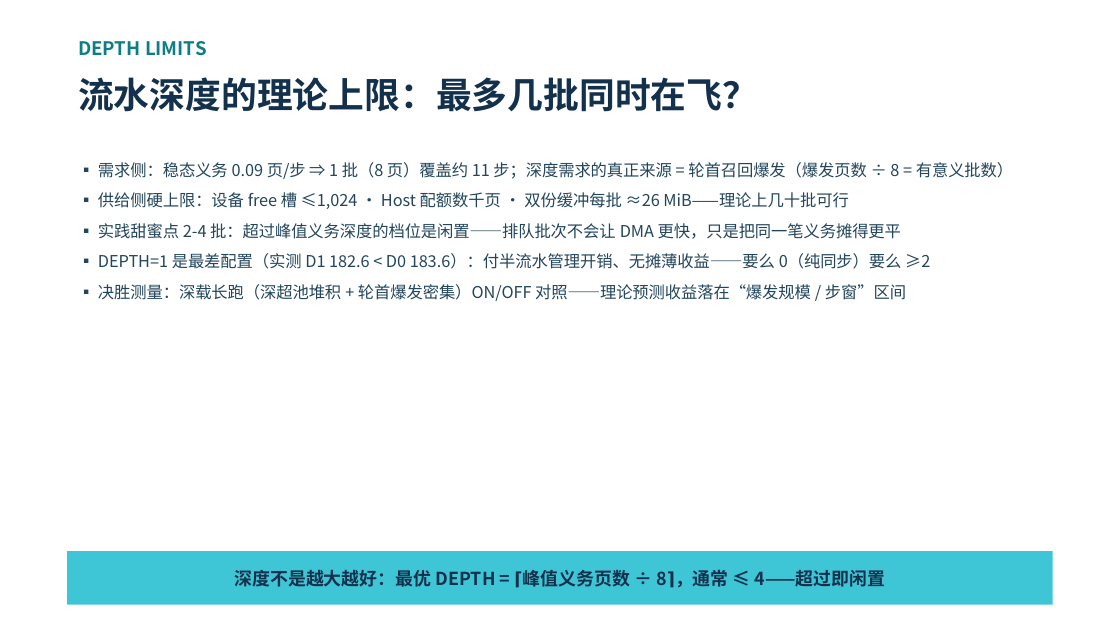
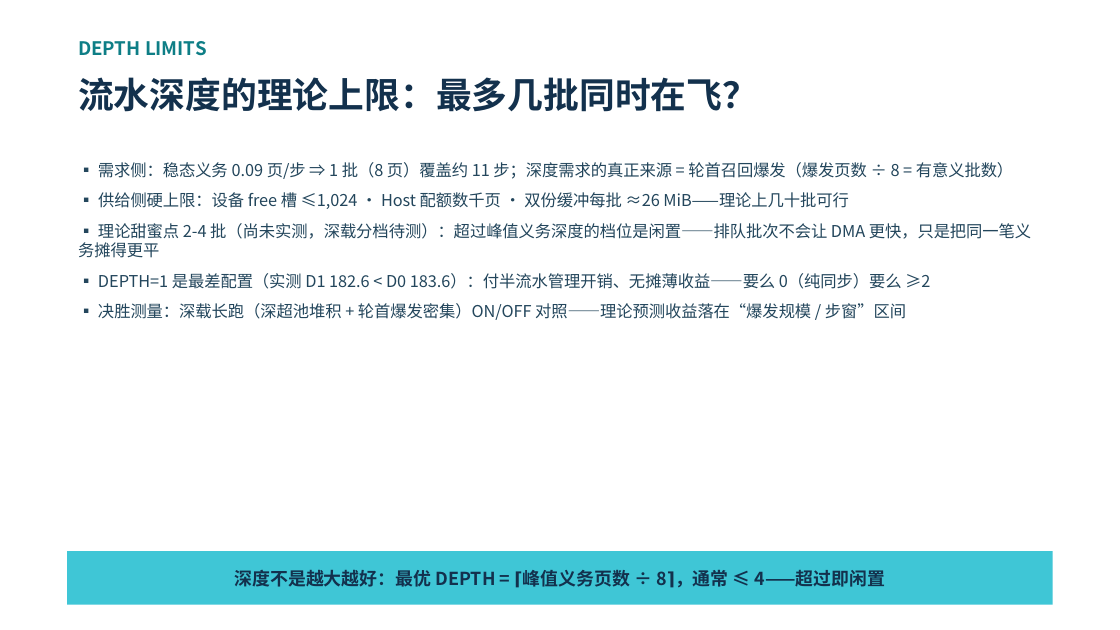
Before and after one commit to paicat1/Ninfer-KVMem-Async, a slide deck: slide 10 of docs/异步页流水-技术说明.pptx. Drawn at 1120x630 pixels with LibreOffice and Linux fonts; fonts in the diff are those of the drawing. Boxes give left, top, right and bottom in pixels: in the first picture for what was removed or moved away, otherwise in the second. Text is boxed around its words. In the diff, an @@ line names an element or a change of style, - is before the commit and + after.

Commit message:
docs(public): 用词更正——'实践甜蜜点 2-4 批'改'理论甜蜜点'（2-4 批由守恒律推算，实践仅测过浅载 D2 一档，深载分档待测）

```diff
--- a/docs/异步页流水-技术说明.pptx
+++ b/docs/异步页流水-技术说明.pptx
@@ text at (x1=78, y1=223, x2=1031, y2=258): text changed @@
-▪ 实践甜蜜点 2-4 批：超过峰值义务深度的档位是闲置——排队批次不会让 DMA 更快，只是把同一笔义务摊得更平
+▪ 理论甜蜜点 2-4 批（尚未实测，深载分档待测）：超过峰值义务深度的档位是闲置——排队批次不会让 DMA 更快，只是把同一笔义务摊得更平
```
Also in this commit, not shown: 1 other file.
